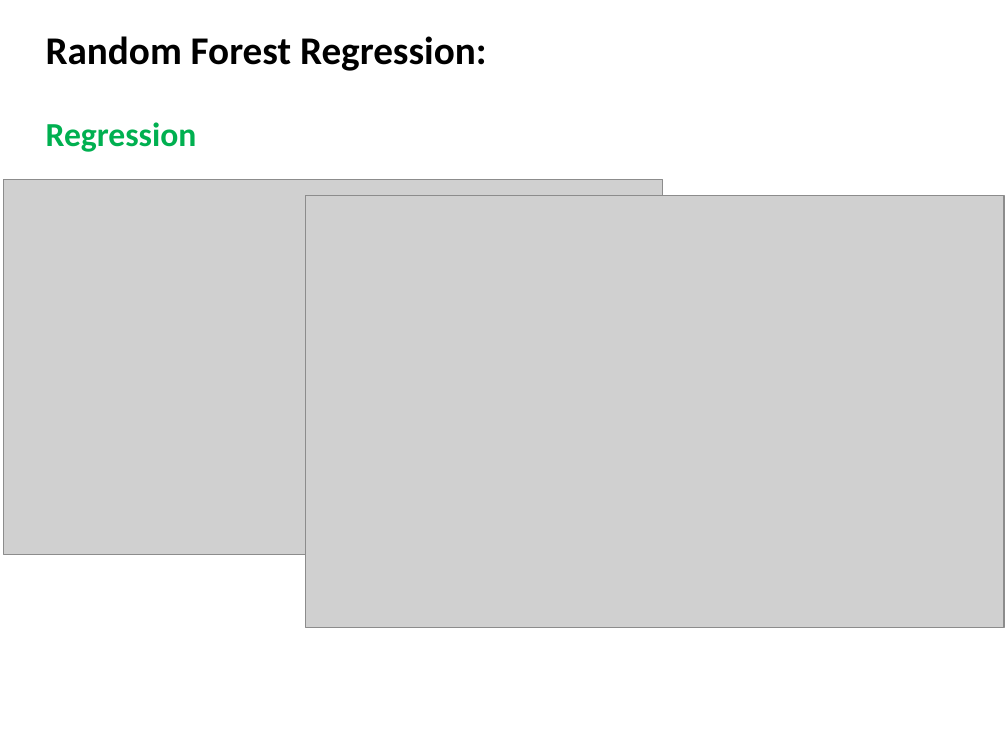
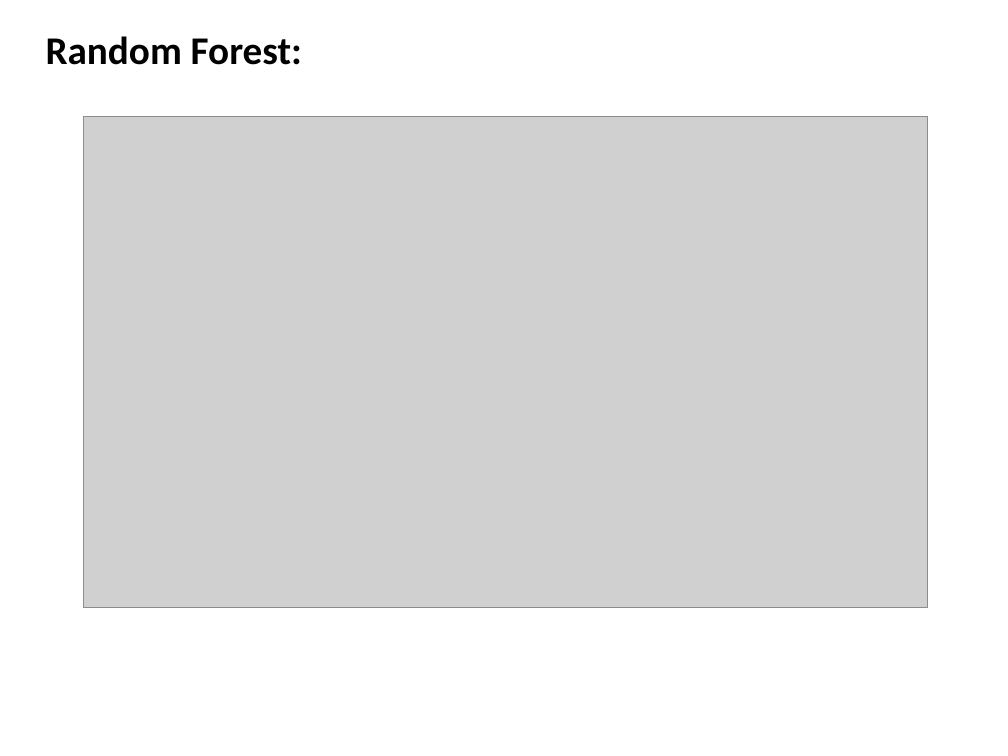
Before and after one commit to firstime09/GitTesis, a slide deck: slide 3 of SVR/Report/FRCI USING SVM_II.pptx. Drawn at 1008x756 pixels with LibreOffice and Linux fonts; fonts in the diff are those of the drawing; grey boxes stand for pictures; background and template pictures are left out. Boxes give left, top, right and bottom in pixels: in the first picture for what was removed or moved away, otherwise in the second. Text is boxed around its words. In the diff, an @@ line names an element or a change of style, - is before the commit and + after.

```diff
--- a/SVR/Report/FRCI USING SVM_II.pptx
+++ b/SVR/Report/FRCI USING SVM_II.pptx
@@ text at (46, 36, 302, 65): text changed @@
-Random Forest Regression:
+Random Forest:
@@ picture: place and size @@
-picture at (305, 196, 1004, 627)
+picture at (84, 116, 928, 607)
@@ text removed at (46, 122, 197, 152) @@
-Regression
@@ picture removed at (4, 179, 663, 554) @@
```
Also in this commit, not shown: 3 other slides changed, 1 slide added.
